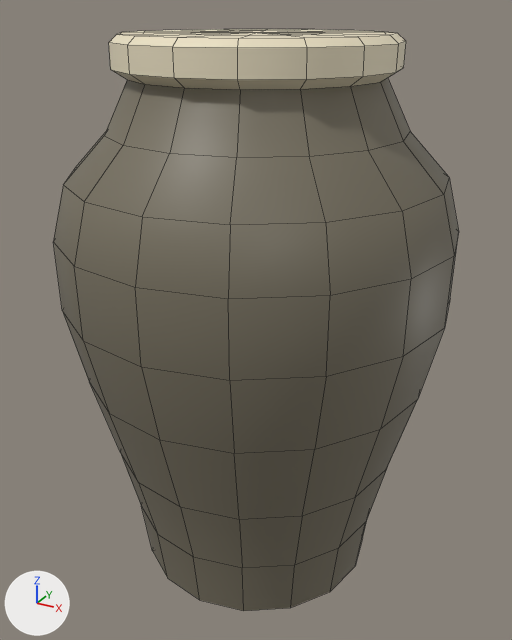
The FBX model UnrealProject/AncientTemple/Content/Project/Mesh_Imports/WovenBasket_001.fbx as it was, and as the next commit left it.
One viewpoint serves both versions: a camera (50 mm lens) standing at (0.623, -1.137, 1.093) and looking at (-0.001, -0.002, 0.525). Arrows for +X, +Y and +Z are at lower left; the lights stay in place. Mesh edges are drawn as thin lines. Where no turn or scale is listed for an object, it has been applied to the vertices.

Names of what the first picture shows: 'WovenBasket_001'.
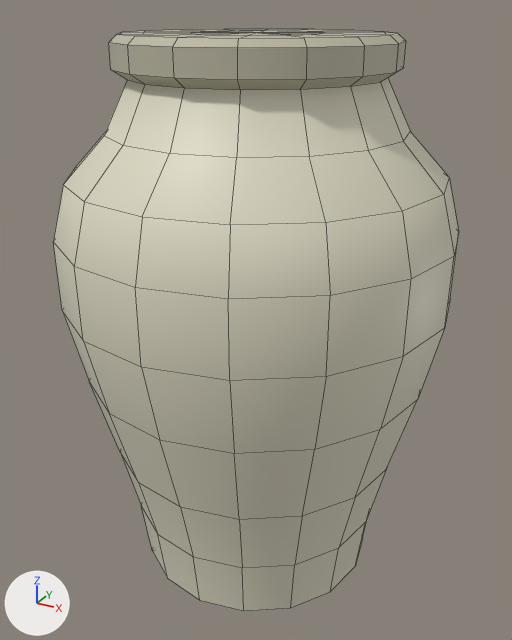
Changed parts and their boxes [x1, y1, x2, y2] in the pictures (512 x 640 px):
'WovenBasket_001', recoloured: [53, 29, 459, 611] in both

Diff of the bpy script that builds the scene:
```diff
--- a/UnrealProject/AncientTemple/Content/Project/Mesh_Imports/WovenBasket_001.fbx.py
+++ b/UnrealProject/AncientTemple/Content/Project/Mesh_Imports/WovenBasket_001.fbx.py
@@ mat_wovenbasket_mat @@
 mat_wovenbasket_mat = principled_material('WovenBasket_Mat')
-mat_wovenbasket_mat.base_color = (0.191, 0.169, 0.12)  # dark yellow #797261
+mat_wovenbasket_mat.base_color = (0.755, 0.724, 0.571)  # light grey #e1ddc7
@@ mat_basketlid_mat @@
 mat_basketlid_mat = principled_material('BasketLid_Mat')
-mat_basketlid_mat.base_color = (0.837, 0.753, 0.55)  # beige #ece1c4
+mat_basketlid_mat.base_color = (0.5, 0.478, 0.37)  # grey #bcb8a4
```
